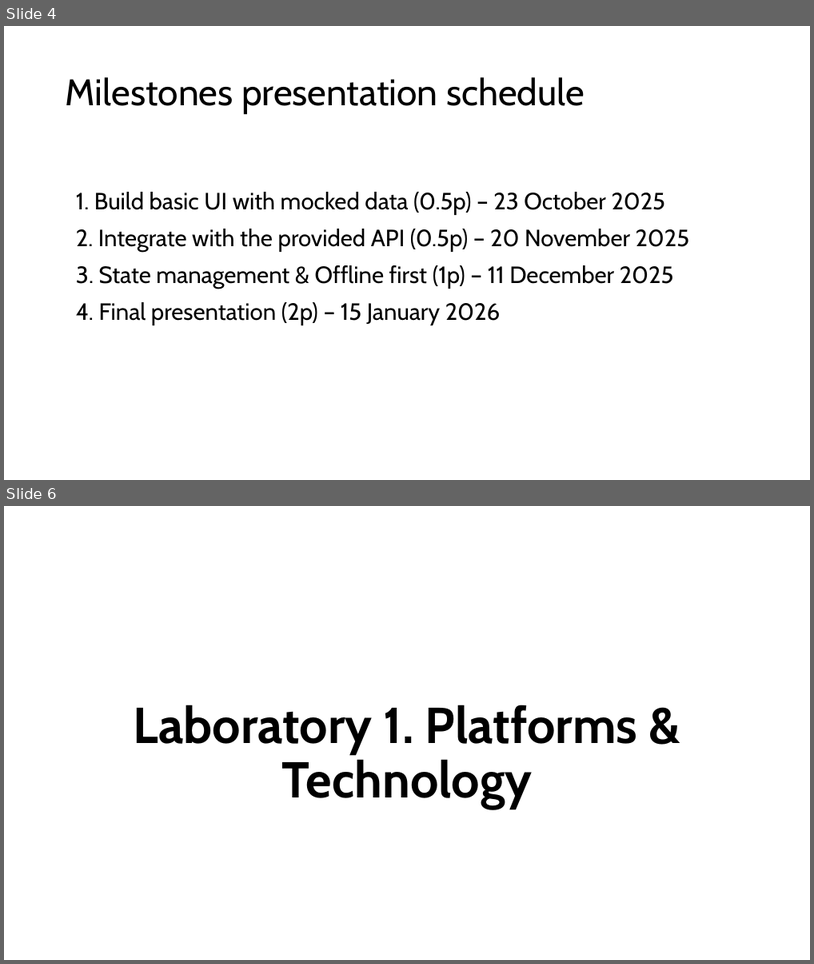
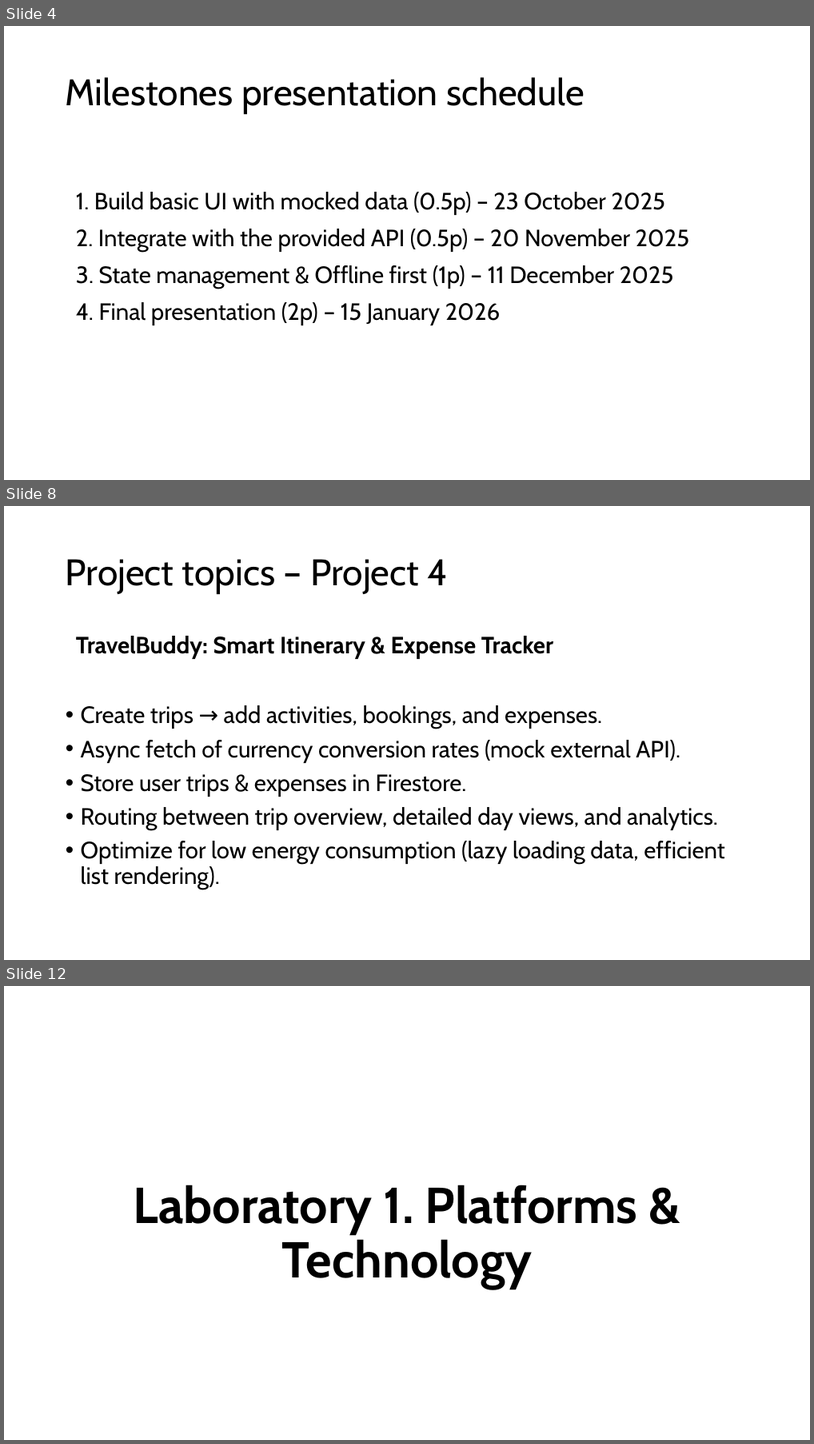
Before and after one commit to rusudinu/mobile-and-embedded-computing, a slide deck: w1/l1/Mobile-and-Embedded-Computing-Lab1.pptx. Shown one above the other, each under a label of ours: slides 4 and 6 before the commit, slides 4, 8 and 12 after it; the slides between them are not shown. The pictures are 814x964 and 814x1444 pixels, drawn with LibreOffice and Linux fonts; fonts in the diff are those of the drawing; background and template pictures are left out. Boxes give left, top, right and bottom in pixels: in the first picture for what was removed or moved away, otherwise in the second. Text is boxed around its words. In the diff, an @@ line names an element or a change of style, - is before the commit and + after.

```diff
--- a/w1/l1/Mobile-and-Embedded-Computing-Lab1.pptx
+++ b/w1/l1/Mobile-and-Embedded-Computing-Lab1.pptx
@@ slide 8 added at [4,506,810,960], background #FFFFFF @@
@@ title added at [66,559,448,594], 44 pt, text #000000 @@
+Project topics – Project 4
@@ text added at [76,636,725,889], 28 pt, text #000000 @@
+TravelBuddy: Smart Itinerary & Expense Tracker
+• Create trips → add activities, bookings, and expenses.
+• Async fetch of currency conversion rates (mock external API).
+• Store user trips & expenses in Firestore.
+• Routing between trip overview, detailed day views, and analytics.
+• Optimize for low energy consumption (lazy loading data, efficient list rendering).
@@ what was slide 6 is now slide 12 @@
```
Also in this commit, not shown: 2 slides changed, 5 other slides added.
